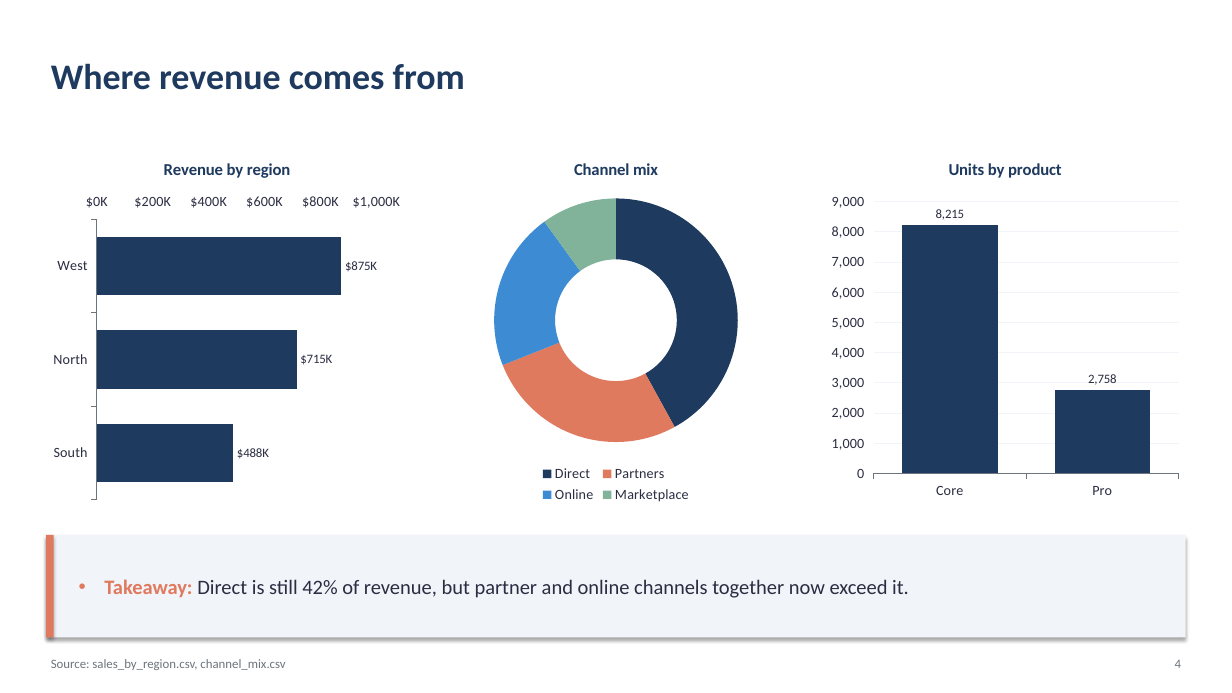
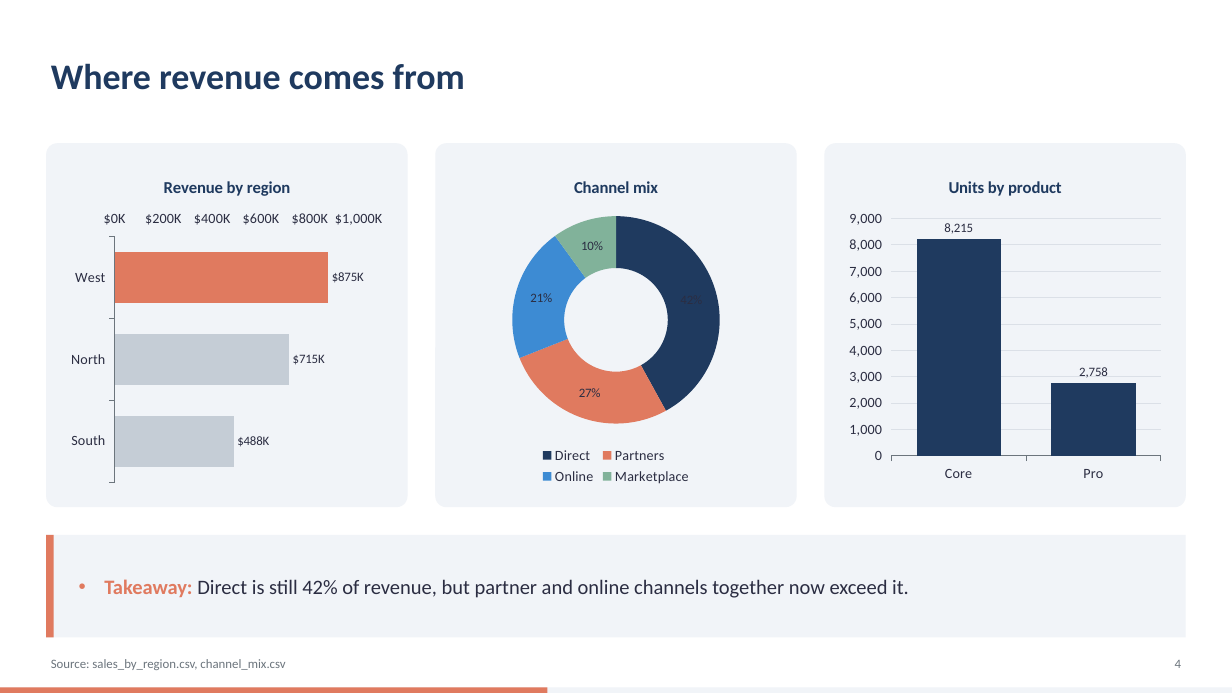
Before and after one commit to FrocketGaming/PPT_DEMO, a slide deck: slide 4 of out/demo.pptx. Drawn at 1232x693 pixels with LibreOffice and Linux fonts; fonts in the diff are those of the drawing. Boxes give left, top, right and bottom in pixels: in the first picture for what was removed or moved away, otherwise in the second. Text is boxed around its words. In the diff, an @@ line names an element or a change of style, - is before the commit and + after.

```diff
--- a/out/demo.pptx
+++ b/out/demo.pptx
@@ rounded rectangle added at <box>46,143,408,507</box>, fill #F1F4F8 @@
@@ rounded rectangle added at <box>435,143,797,507</box>, fill #F1F4F8 @@
@@ rounded rectangle added at <box>824,143,1186,507</box>, fill #F1F4F8 @@
@@ bar chart at <box>65,162,389,489</box> @@
@@ colours of single points changed @@
@@ bar chart: place and size @@
-bar chart at <box>46,143,408,507</box>
+bar chart at <box>65,162,389,489</box>
@@ doughnut chart at <box>454,162,778,489</box> @@
-Series 1: 42, 27, 21, 10
+Series 1: 0.42, 0.27, 0.21, 0.1
@@ data labels of Series 1 added @@
@@ doughnut chart: place and size @@
-doughnut chart at <box>435,143,797,507</box>
+doughnut chart at <box>454,162,778,489</box>
@@ column chart at <box>843,162,1167,489</box> @@
@@ value axis changed @@
@@ column chart: place and size @@
-column chart at <box>824,143,1186,507</box>
+column chart at <box>843,162,1167,489</box>
@@ rectangle at <box>46,535,1186,638</box>: shadow off @@
@@ rectangle at <box>46,535,54,638</box>: shadow off @@
@@ rectangle added at <box>0,688,1232,693</box>, fill #F1F4F8 @@
@@ rectangle added at <box>0,688,548,693</box>, fill #E07A5F @@
```
Also in this commit, not shown: 8 other slides changed, 9 other files.
